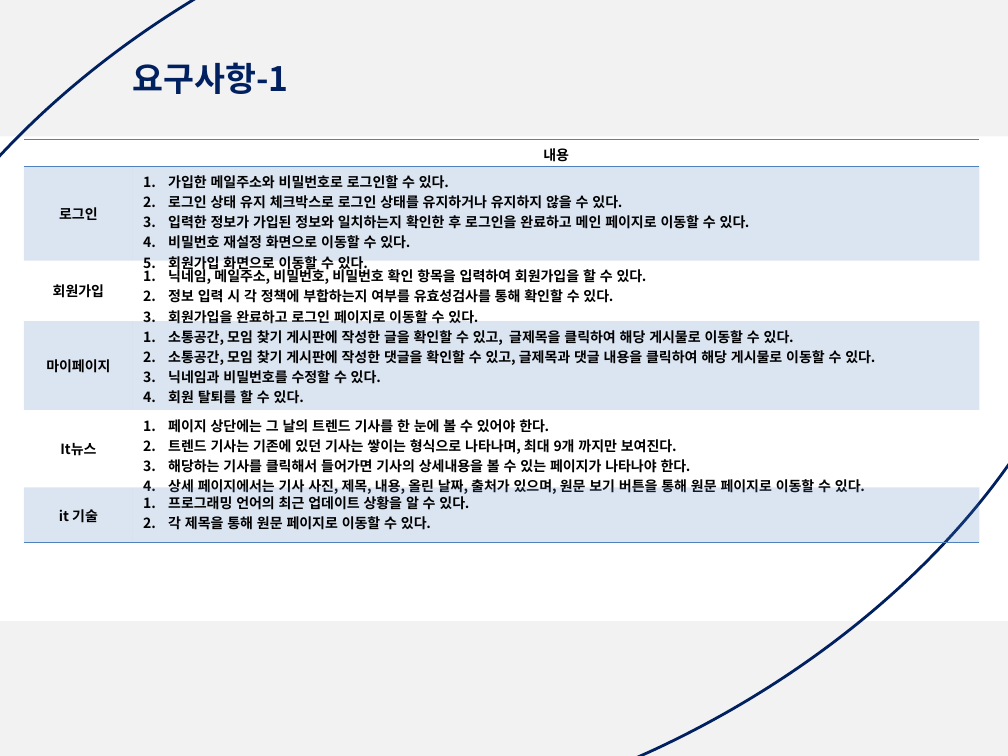
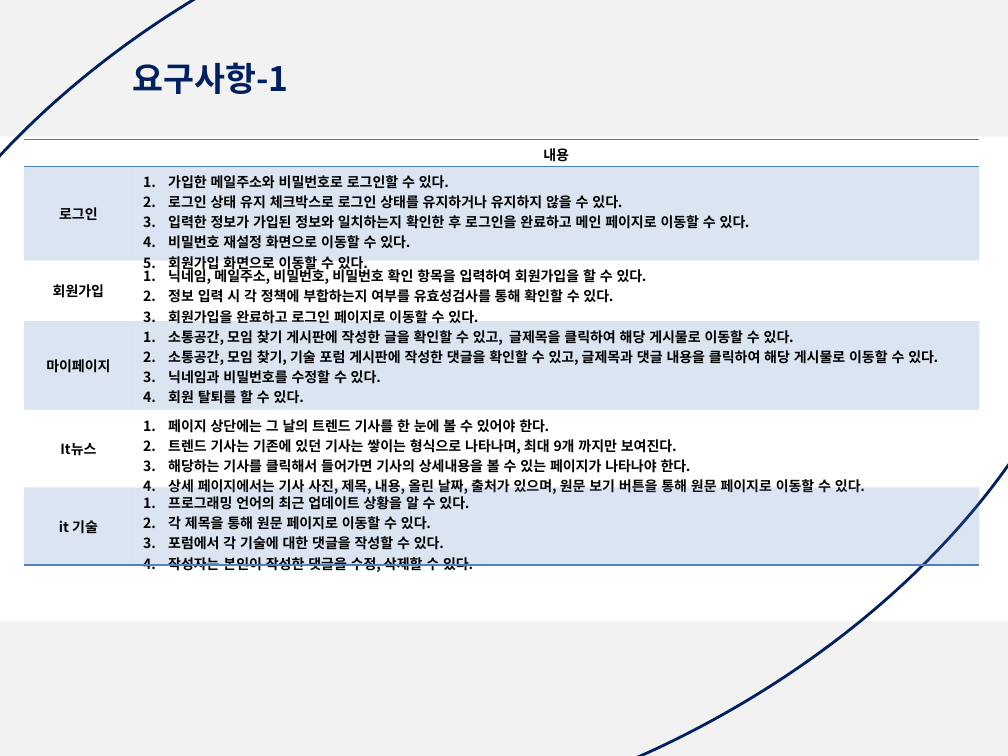
Before and after one commit to yeajinlee/ITP-team, a slide deck: slide 8 of multi_final/문서/3차 5조 2-15일 발표 자료(최종)/final_project_03.15 발표.pptx. Drawn at 1008x756 pixels with LibreOffice and Linux fonts; fonts in the diff are those of the drawing. Boxes give left, top, right and bottom in pixels: in the first picture for what was removed or moved away, otherwise in the second. Text is boxed around its words. In the diff, an @@ line names an element or a change of style, - is before the commit and + after.

Commit message:
보고서 요구사항 수정

```diff
--- a/multi_final/문서/3차 5조 2-15일 발표 자료(최종)/final_project_03.15 발표.pptx
+++ b/multi_final/문서/3차 5조 2-15일 발표 자료(최종)/final_project_03.15 발표.pptx
@@ table at box(24, 139, 980, 577) @@
-row 4, column 2: 소통공간, 모임 찾기 게시판에 작성한 글을 확인할 수 있고, 글제목을 클릭하여 해당 게시물로 이동할 수 있다. / 소통공간, 모임 찾기 게시판에 작성한 댓글을 확인할 수 있고, 글제목과 댓글 내용을 클릭하여 해당 게시물로 이동할 수 있다. / 닉네임과 비밀번호를 수정할 수 있다. / 회원 탈퇴를 할 수 있다.
+row 4, column 2: 소통공간, 모임 찾기 게시판에 작성한 글을 확인할 수 있고, 글제목을 클릭하여 해당 게시물로 이동할 수 있다. / 소통공간, 모임 찾기, 기술 포럼 게시판에 작성한 댓글을 확인할 수 있고, 글제목과 댓글 내용을 클릭하여 해당 게시물로 이동할 수 있다. / 닉네임과 비밀번호를 수정할 수 있다. / 회원 탈퇴를 할 수 있다.
-row 6, column 2: 프로그래밍 언어의 최근 업데이트 상황을 알 수 있다. / 각 제목을 통해 원문 페이지로 이동할 수 있다.
+row 6, column 2: 프로그래밍 언어의 최근 업데이트 상황을 알 수 있다. / 각 제목을 통해 원문 페이지로 이동할 수 있다. / 포럼에서 각 기술에 대한 댓글을 작성할 수 있다. / 작성자는 본인이 작성한 댓글을 수정, 삭제할 수 있다.
```
Also in this commit, not shown: 1 other slide changed, 3 other files.
